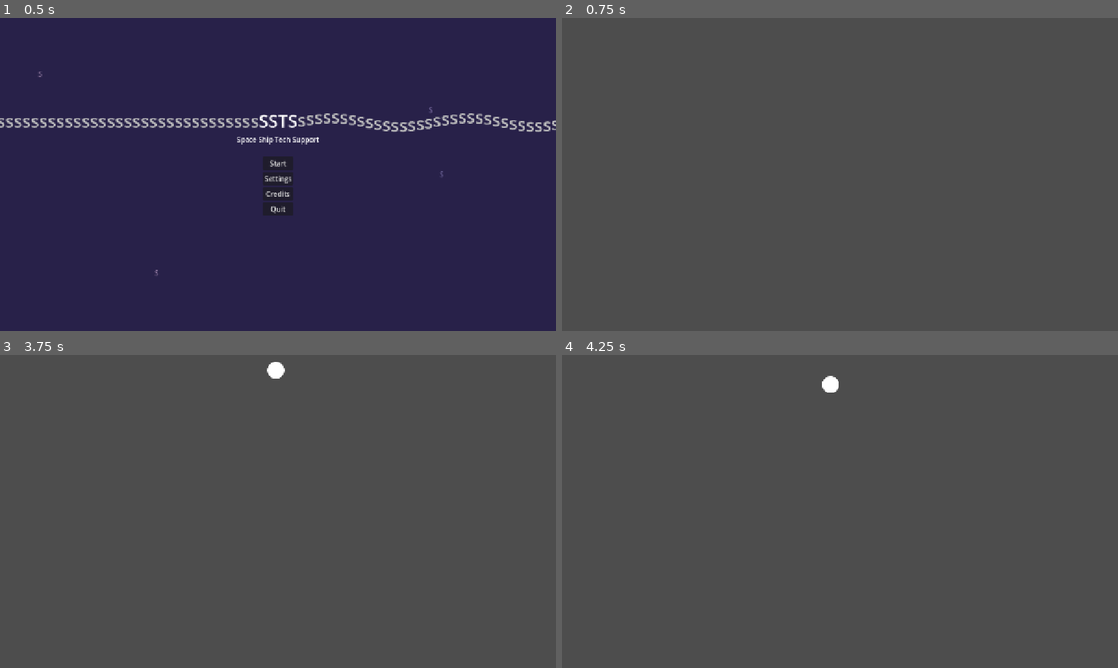
Above: before the commit, frames 1-4 (two rows, left to right).
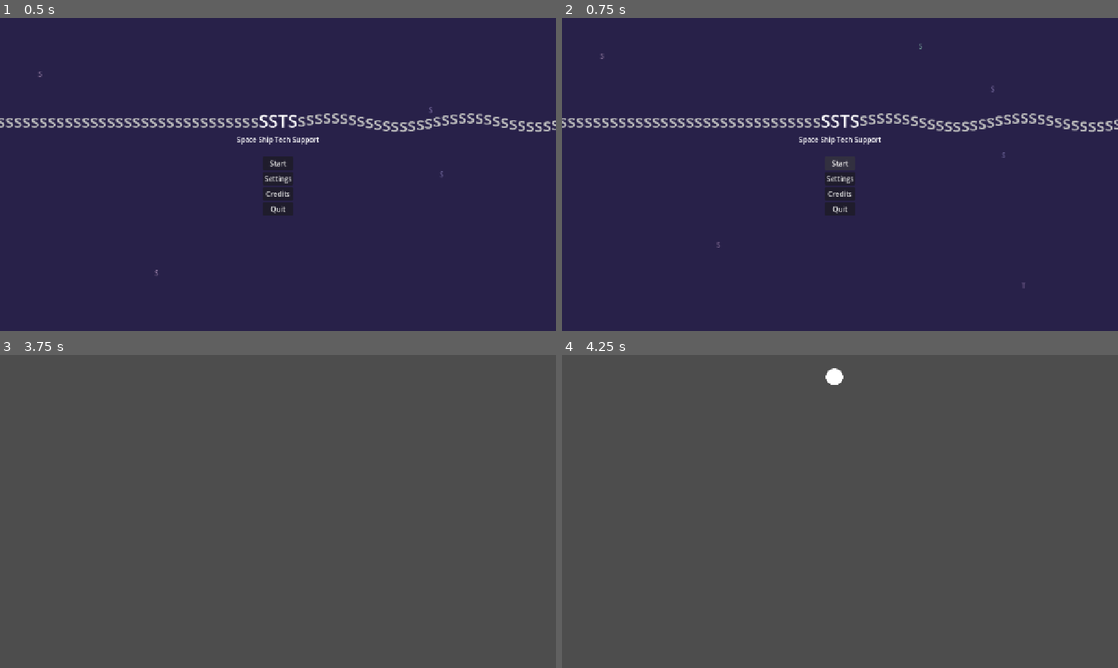
Above: after the commit, the same moments.

Repository: MisterIXI/godot-wildjam-98
Game: Godot game, scene res://scenes/menu/main_menu.tscn
Two runs of this game, one before a commit and one after it. Both use one fixed random seed, a clock stepped at 60 frames per second and the inputs below. Sound files missing from this copy of the repository are replaced by a short silence.
Inputs (mouse positions are in pixels of both pictures, inside the frame that each line leads up to):
- Up to frame 1 (0.5 s): no input
- Up to frame 2 (0.75 s): click "Start" at 0.5 s
- Up to frame 3 (3.75 s): tap Enter at 1.25, 2.75 s; move the mouse to (250, 574) at 1.27 s; press the mouse at (250, 574) at 1.28 s; release the mouse at (250, 574) at 2 s; tap Space at 2, 3.5 s; drag from (444, 558) to (278, 511) at 2.02 s; move the mouse to (111, 464) at 2.77 s; press the mouse at (111, 464) at 2.78 s; release the mouse at (111, 464) at 3.5 s; drag from (305, 511) to (111, 464) at 3.52 s
- Up to frame 4 (4.25 s): no input

Frame 1 is identical in both runs. In frame 2, 100% of the frame differs, in the area x 0-100%, y 0-100%; in frame 3, 0.1%; in frame 4, 0.2%.

Commit message:
include sfx in main menu but not pause menu yet

Diff:
--- a/space-ship-support/project.godot
+++ b/space-ship-support/project.godot
@@ -19,6 +19,7 @@
 
 GlobalLog="*res://scenes/ship_log/global_log.tscn"
 SettingsIO="*uid://b532813b8bias"
+AudioManager="*uid://cwyahocxwh82m"
 
 [display]
 
--- /dev/null
+++ b/space-ship-support/scenes/autoload/audio_manager.gd
@@ -0,0 +1,26 @@
+class_name AudioManagerClass
+extends Node
+
+enum SfxType {
+	ACCEPT,
+	CANCEL,
+	HOVER,
+	PING,
+	UTIL_A,
+	UTIL_B
+}
+@export var accept_asp: AudioStreamPlayer
+@export var cancel_asp: AudioStreamPlayer
+@export var hover_asp: AudioStreamPlayer
+@export var ping_asp: AudioStreamPlayer
+@export var util_a_asp: AudioStreamPlayer
+@export var util_b_asp: AudioStreamPlayer
+
+func play_sfx(sfx_type: SfxType) -> void:
+	match sfx_type:
+		SfxType.ACCEPT: accept_asp.play()
+		SfxType.CANCEL: cancel_asp.play()
+		SfxType.HOVER: hover_asp.play()
+		SfxType.PING: ping_asp.play()
+		SfxType.UTIL_A: util_a_asp.play()
+		SfxType.UTIL_B: util_b_asp.play()
--- /dev/null
+++ b/space-ship-support/scenes/autoload/audio_manager.tscn
@@ -0,0 +1,48 @@
+[gd_scene format=3 uid="uid://cwyahocxwh82m"]
+
+[ext_resource type="Script" uid="uid://bc54c5as4fp8g" path="res://scenes/autoload/audio_manager.gd" id="1_hhkxr"]
+[ext_resource type="AudioStream" uid="uid://dq4y6p3kfgmh7" path="res://assets/sfx/accept.wav" id="2_ccgl5"]
+[ext_resource type="AudioStream" uid="uid://3stibs0yweus" path="res://assets/sfx/cancel.wav" id="3_dka11"]
+[ext_resource type="AudioStream" uid="uid://ce8u7n48twwgv" path="res://assets/sfx/hover.wav" id="4_s06pa"]
+[ext_resource type="AudioStream" uid="uid://hwkkuvxaj5ep" path="res://assets/sfx/ping_1.wav" id="5_ccgl5"]
+[ext_resource type="AudioStream" uid="uid://box710sq3r85o" path="res://assets/sfx/utility_a.wav" id="6_s06pa"]
+[ext_resource type="AudioStream" uid="uid://dylt5pergno58" path="res://assets/sfx/utility_b.wav" id="7_nooky"]
+
+[node name="AudioManager" type="Node" unique_id=1216780163 node_paths=PackedStringArray("accept_asp", "cancel_asp", "hover_asp", "ping_asp", "util_a_asp", "util_b_asp")]
+script = ExtResource("1_hhkxr")
+accept_asp = NodePath("AcceptASP")
+cancel_asp = NodePath("CancelASP")
+hover_asp = NodePath("HoverASP")
+ping_asp = NodePath("PingASP")
+util_a_asp = NodePath("UtilAASP")
+util_b_asp = NodePath("UtilBASP")
+
+[node name="AcceptASP" type="AudioStreamPlayer" parent="." unique_id=679214339]
+stream = ExtResource("2_ccgl5")
+max_polyphony = 3
+bus = &"SFX"
+
+[node name="CancelASP" type="AudioStreamPlayer" parent="." unique_id=67153789]
+stream = ExtResource("3_dka11")
+max_polyphony = 3
+bus = &"SFX"
+
+[node name="HoverASP" type="AudioStreamPlayer" parent="." unique_id=214235590]
+stream = ExtResource("4_s06pa")
+max_polyphony = 3
+bus = &"SFX"
+
+[node name="PingASP" type="AudioStreamPlayer" parent="." unique_id=1357949873]
+stream = ExtResource("5_ccgl5")
+max_polyphony = 2
+bus = &"SFX"
+
+[node name="UtilAASP" type="AudioStreamPlayer" parent="." unique_id=1397460743]
+stream = ExtResource("6_s06pa")
+max_polyphony = 3
+bus = &"SFX"
+
+[node name="UtilBASP" type="AudioStreamPlayer" parent="." unique_id=327864324]
+stream = ExtResource("7_nooky")
+max_polyphony = 3
+bus = &"SFX"
--- a/space-ship-support/scenes/menu/main_menu.gd
+++ b/space-ship-support/scenes/menu/main_menu.gd
@@ -13,9 +13,11 @@
 	quit_button.visible = !Utils.is_web_build()
 
 func _on_start_button_pressed() -> void:
+	await get_tree().create_timer(0.25).timeout
 	get_tree().change_scene_to_file(game_scene_path)
 
 func _on_quit_button_pressed() -> void:
+	await get_tree().create_timer(0.25).timeout
 	get_tree().quit()
 
 func _show_start_menu() -> void:
@@ -30,3 +32,12 @@
 
 func _on_back_button_pressed() -> void:
 	_show_start_menu()
+
+func _on_any_accept_button_pressed() -> void:
+	AudioManager.play_sfx(AudioManagerClass.SfxType.ACCEPT)
+
+func _on_any_cancel_button_pressed() -> void:
+	AudioManager.play_sfx(AudioManagerClass.SfxType.ACCEPT)
+
+func _on_any_hover() -> void:
+	AudioManager.play_sfx(AudioManagerClass.SfxType.HOVER)
--- a/space-ship-support/scenes/menu/main_menu.tscn
+++ b/space-ship-support/scenes/menu/main_menu.tscn
@@ -167,8 +167,10 @@
 text = "Made by;
 [color=#55AA55](insert your name here)[/color]
 [color=#55AACC](insert your name here)[/color]
-[color=#CCAA55](insert your name here)[/color]
-"
+[color=#CCAA55]Substain[/color]
+
+
+Made with Godot 4.7.2"
 fit_content = true
 horizontal_alignment = 1
 
@@ -177,9 +179,21 @@
 size_flags_horizontal = 4
 text = "menu.back"
 
+[connection signal="mouse_entered" from="MainVBC/StartMenuVBC/StartButton" to="." method="_on_any_hover"]
+[connection signal="pressed" from="MainVBC/StartMenuVBC/StartButton" to="." method="_on_any_accept_button_pressed"]
 [connection signal="pressed" from="MainVBC/StartMenuVBC/StartButton" to="." method="_on_start_button_pressed"]
+[connection signal="mouse_entered" from="MainVBC/StartMenuVBC/SettingsButton" to="." method="_on_any_hover"]
+[connection signal="pressed" from="MainVBC/StartMenuVBC/SettingsButton" to="." method="_on_any_accept_button_pressed"]
 [connection signal="pressed" from="MainVBC/StartMenuVBC/SettingsButton" to="." method="_on_settings_button_pressed"]
+[connection signal="mouse_entered" from="MainVBC/StartMenuVBC/CreditsButton" to="." method="_on_any_hover"]
+[connection signal="pressed" from="MainVBC/StartMenuVBC/CreditsButton" to="." method="_on_any_accept_button_pressed"]
 [connection signal="pressed" from="MainVBC/StartMenuVBC/CreditsButton" to="." method="_on_credits_button_pressed"]
+[connection signal="mouse_entered" from="MainVBC/StartMenuVBC/QuitButton" to="." method="_on_any_hover"]
+[connection signal="pressed" from="MainVBC/StartMenuVBC/QuitButton" to="." method="_on_any_cancel_button_pressed"]
 [connection signal="pressed" from="MainVBC/StartMenuVBC/QuitButton" to="." method="_on_quit_button_pressed"]
+[connection signal="mouse_entered" from="SubMenuMC/SettingsPanel/SettingsMC/Settings/BackButton" to="." method="_on_any_hover"]
+[connection signal="pressed" from="SubMenuMC/SettingsPanel/SettingsMC/Settings/BackButton" to="." method="_on_any_cancel_button_pressed"]
 [connection signal="pressed" from="SubMenuMC/SettingsPanel/SettingsMC/Settings/BackButton" to="." method="_on_back_button_pressed"]
+[connection signal="mouse_entered" from="SubMenuMC/CreditsPanel/CreditsMC/VBoxContainer/BackButton" to="." method="_on_any_hover"]
+[connection signal="pressed" from="SubMenuMC/CreditsPanel/CreditsMC/VBoxContainer/BackButton" to="." method="_on_any_cancel_button_pressed"]
 [connection signal="pressed" from="SubMenuMC/CreditsPanel/CreditsMC/VBoxContainer/BackButton" to="." method="_on_back_button_pressed"]
Not shown, added: space-ship-support/assets/sfx/accept.wav.import
Not shown, added: space-ship-support/assets/sfx/cancel.wav.import
Not shown, added: space-ship-support/assets/sfx/hover.wav.import
Not shown, added: space-ship-support/assets/sfx/ping_1.wav.import
Not shown, added: space-ship-support/assets/sfx/utility_a.wav.import
Not shown, added: space-ship-support/assets/sfx/utility_b.wav.import
Not shown, added: space-ship-support/scenes/autoload/audio_manager.gd.uid
